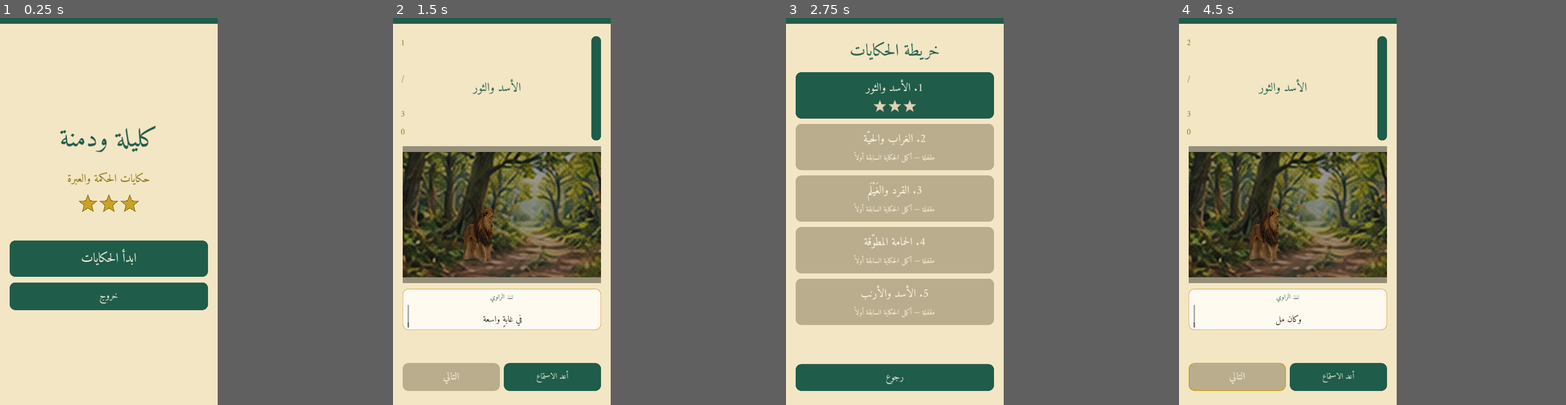
Above: before the commit, frames 1-4 (left to right).
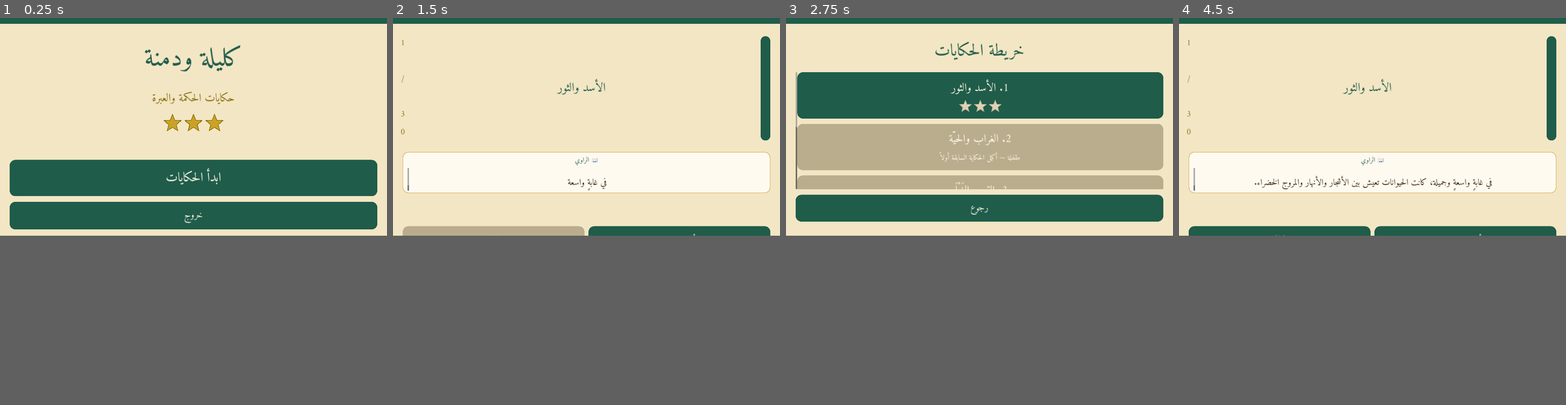
Above: after the commit, the same moments.

Repository: bdssmdkacem-dot/Kalila-Dimna
Game: Godot game, scene res://scenes/main_menu.tscn
Two runs of this game, one before a commit and one after it. Both use one fixed random seed, a clock stepped at 60 frames per second and the inputs below.
Inputs (mouse positions are in pixels of both pictures, inside the frame that each line leads up to; where the layout moved, square brackets give the same spot in the first picture):
- Up to frame 1 (0.25 s): no input
- Up to frame 2 (1.5 s): click "ابدأ الحكايات" at 0.5 s; click (501, 157) [501, 95] at 1.25 s
- Up to frame 3 (2.75 s): click "رجوع" at 2 s
- Up to frame 4 (4.5 s): click (1287, 157) [1287, 95] at 2.75 s; click (1337, 377) at 3.5 s, where only the run before the commit has a clickable "أعد الاستماع"; click (1237, 377) at 4.25 s, where only the run before the commit has a clickable "التالي"
In our replay, the window is 450x800 before the commit and 800x450 after it. These sizes can differ from the game's own. Grey fills any space a smaller window leaves; there, only what the larger window draws over its background counts as a difference.

The runs differ from the first frame. In frame 1, 26% of the frame differs, in the area x 2-100%, y 0-76%; in frame 2, 35%; in frame 3, 36%, in the area x 0-100%, y 0-100%; in frame 4, 35%.

Commit message:
fix(display): lock game to landscape orientation

Diff:
--- a/project.godot
+++ b/project.godot
@@ -17,13 +17,13 @@
 
 [display]
 
-window/size/viewport_width=1080
-window/size/viewport_height=1920
-window/size/window_width_override=405
-window/size/window_height_override=720
+window/size/viewport_width=1920
+window/size/viewport_height=1080
+window/size/window_width_override=720
+window/size/window_height_override=405
 window/stretch/mode="canvas_items"
 window/stretch/aspect="expand"
-window/handheld/orientation=1
+window/handheld/orientation=0
 
 [internationalization]
 
